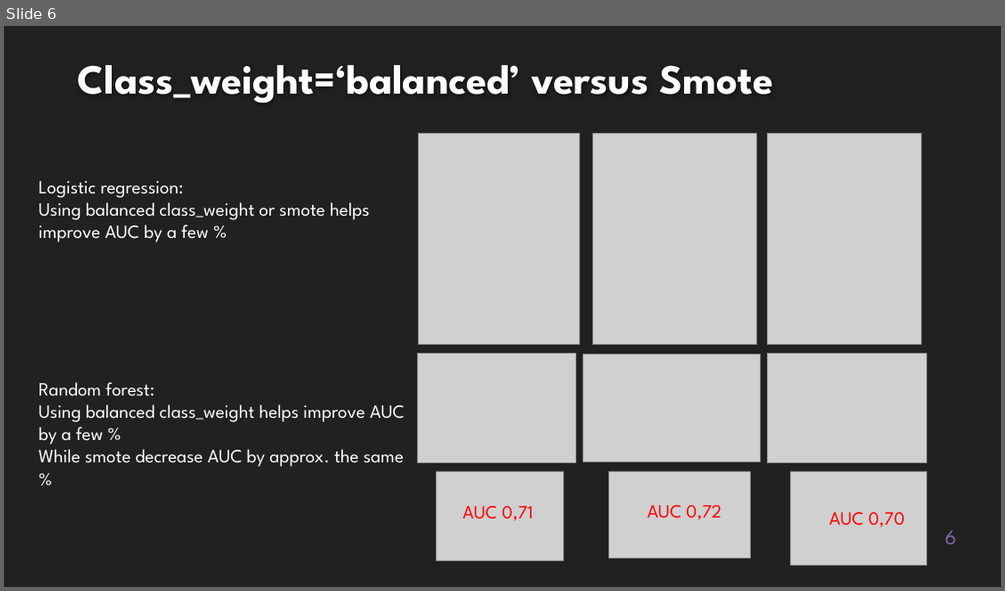
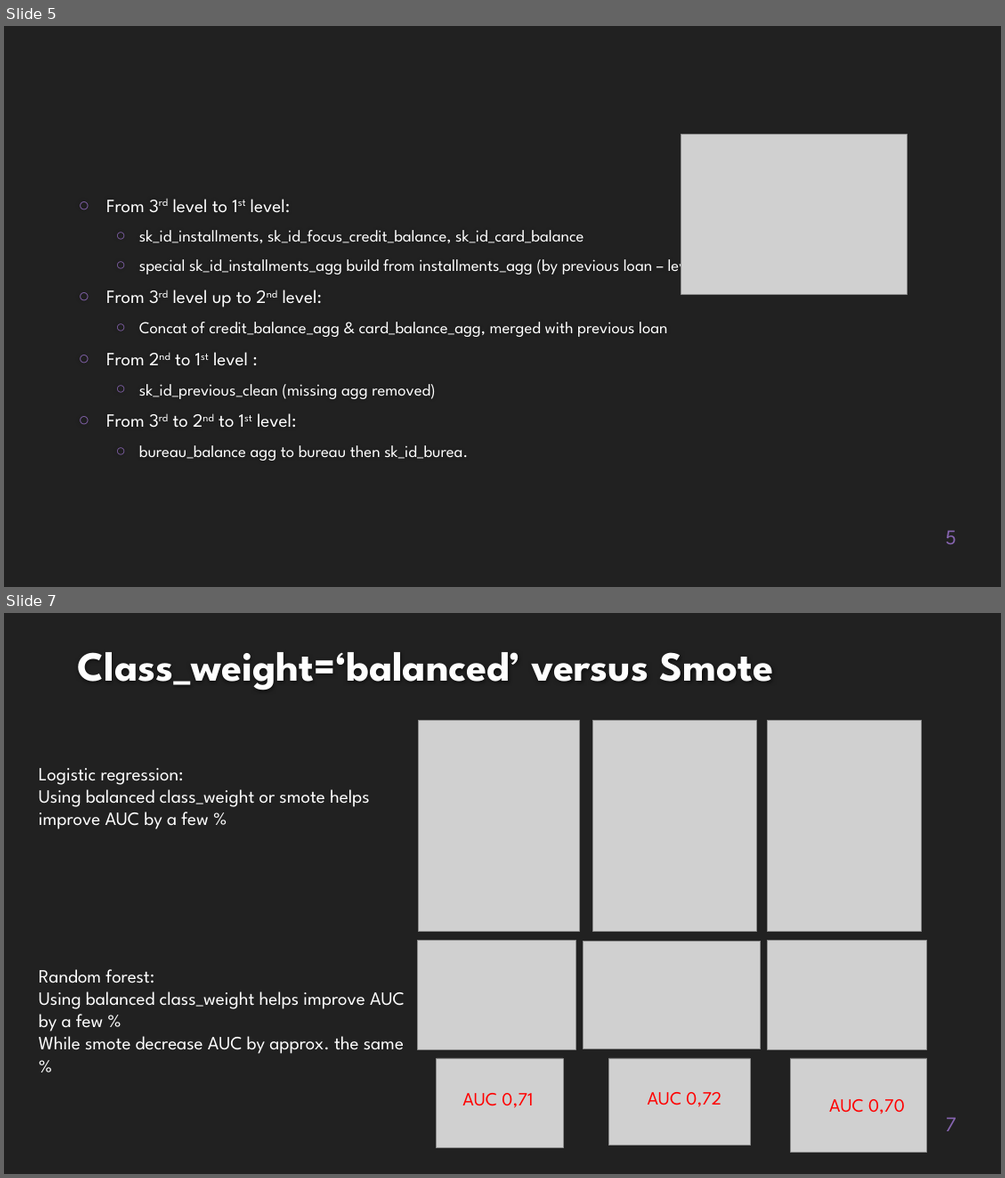
Before and after one commit to EtienneLardeur/P7_Scoring, a slide deck: P7_Support.pptx. Shown one above the other, each under a label of ours: slide 6 before the commit, slides 5 and 7 after it; the slides between them are not shown. The pictures are 1005x591 and 1005x1178 pixels, drawn with LibreOffice and Linux fonts; fonts in the diff are those of the drawing; grey boxes stand for pictures; background and template pictures are left out. Boxes give left, top, right and bottom in pixels: in the first picture for what was removed or moved away, otherwise in the second. Text is boxed around its words. In the diff, an @@ line names an element or a change of style, - is before the commit and + after.

```diff
--- a/P7_Support.pptx
+++ b/P7_Support.pptx
@@ slide 5 added at (4,26,1001,587), background #212121 @@
@@ picture added at (680,135,906,295) @@
@@ text added at (106,199,699,460), 16 pt, text #FFFFFF @@
+○ From 3rd level to 1st level:
+  ○ sk_id_installments, sk_id_focus_credit_balance, sk_id_card_balance
+  ○ special sk_id_installments_agg build from installments_agg (by previous loan – level 2),
+○ From 3rd level up to 2nd level:
+  ○ Concat of credit_balance_agg & card_balance_agg, merged with previous loan
+○ From 2nd to 1st level :
+  ○ sk_id_previous_clean (missing agg removed)
+○ From 3rd to 2nd to 1st level:
+  ○ bureau_balance agg to bureau then sk_id_burea.
@@ page number added at (946,530,956,544), 20 pt, text #8664B0 @@
+5
@@ what was slide 6 is now slide 7 @@
@@ page number at (946,1117,956,1131): text changed @@
-6
+7
```
Also in this commit, not shown: 3 slides changed, 1 other slide added, 1 slide removed, 2 other files.
